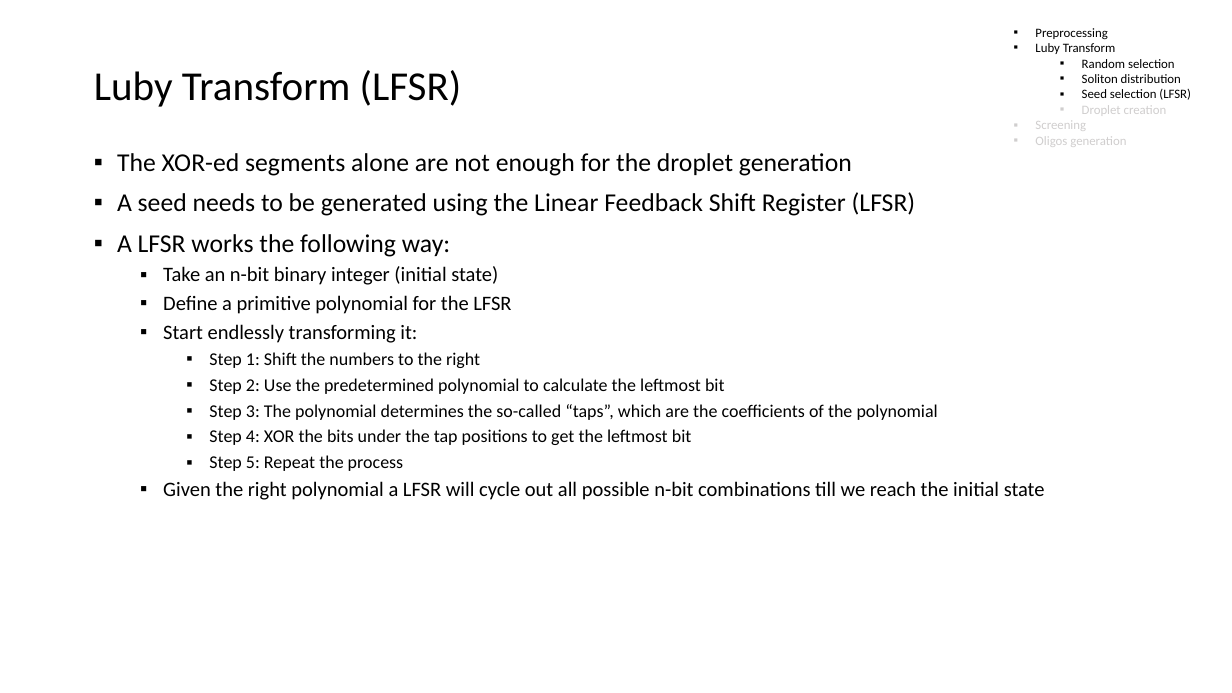
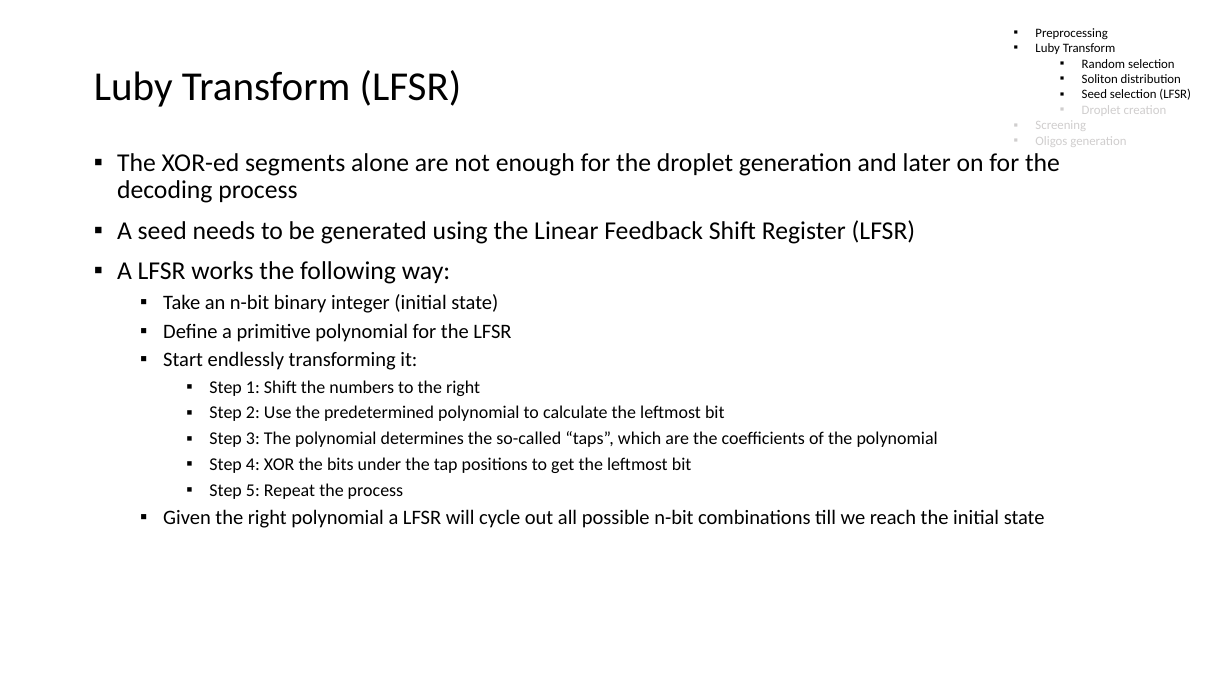
Before and after one commit to NakoNachev/dna_fountain, a slide deck: slide 7 of DNA Fountain_presi.pptx (slide 8 before the commit). Drawn at 1232x693 pixels with LibreOffice and Linux fonts; fonts in the diff are those of the drawing. Boxes give left, top, right and bottom in pixels: in the first picture for what was removed or moved away, otherwise in the second. Text is boxed around its words. In the diff, an @@ line names an element or a change of style, - is before the commit and + after.

Commit message:
update presentation

```diff
--- a/DNA Fountain_presi.pptx
+++ b/DNA Fountain_presi.pptx
@@ text at bbox=[117, 153, 1060, 203]: text changed @@
-▪ The XOR-ed segments alone are not enough for the droplet generation
+▪ The XOR-ed segments alone are not enough for the droplet generation and later on for the decoding process
```
Also in this commit, not shown: 1 other slide changed, 7 slides added.
